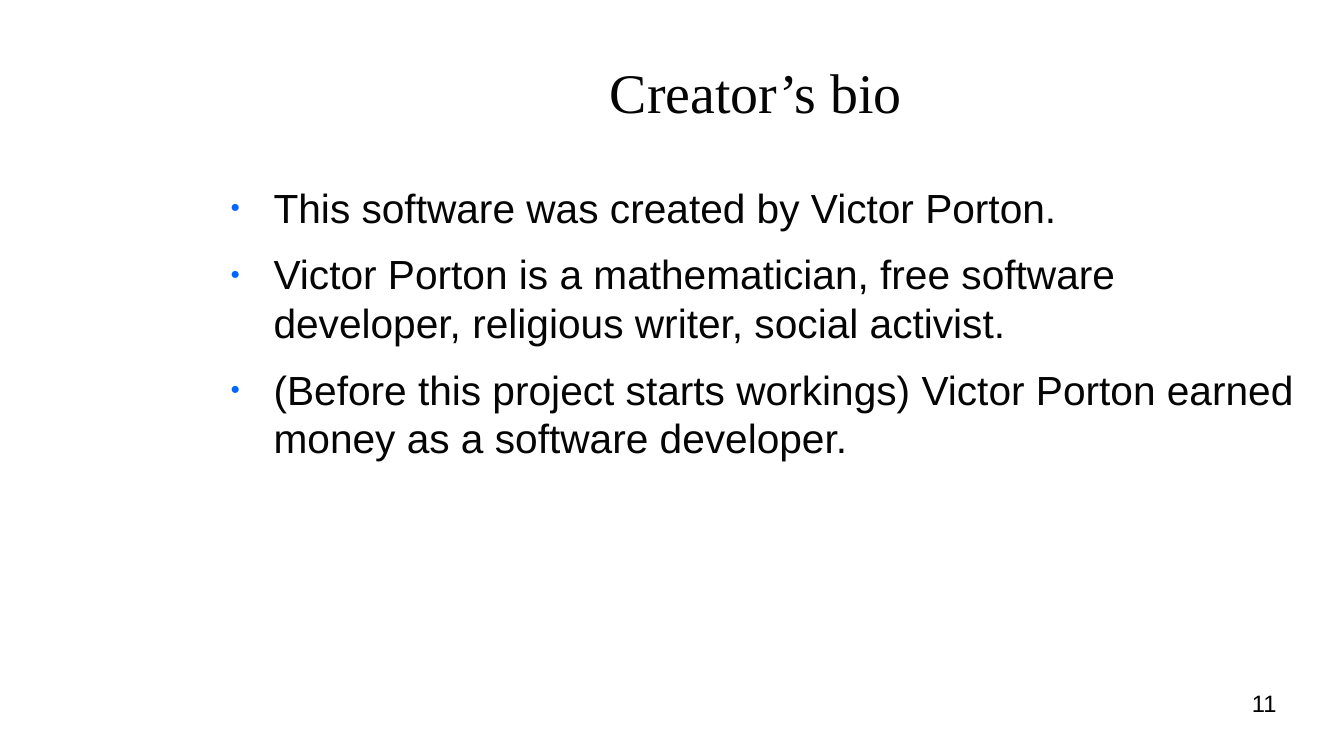
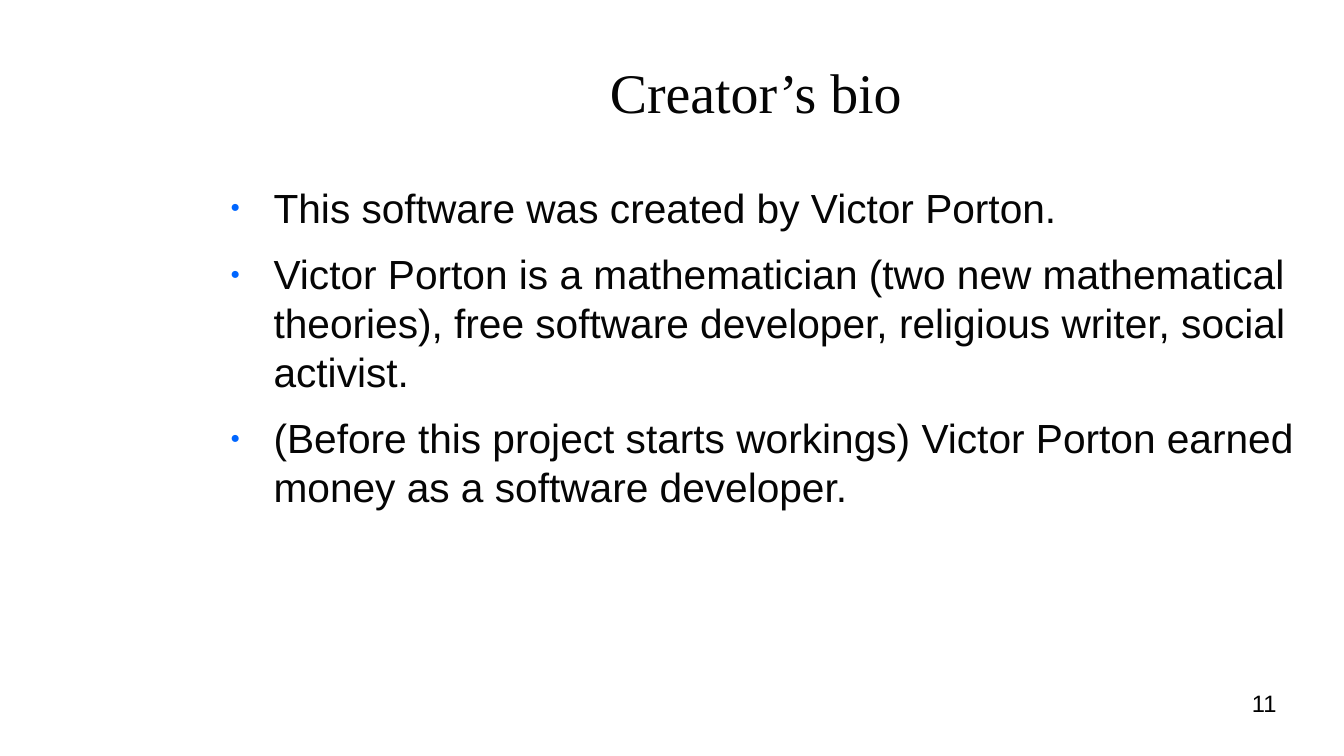
Before and after one commit to vporton/courts, a slide deck: slide 11 of deliverables/pitch-deck.odp. Drawn at 1344x756 pixels with LibreOffice and Linux fonts; fonts in the diff are those of the drawing; background and template pictures are left out. Boxes give left, top, right and bottom in pixels: in the first picture for what was removed or moved away, otherwise in the second. Text is boxed around its words. In the diff, an @@ line names an element or a change of style, - is before the commit and + after.

```diff
--- a/deliverables/pitch-deck.odp
+++ b/deliverables/pitch-deck.odp
@@ text at (274, 259, 1285, 388): text changed @@
-● Victor Porton is a mathematician, free software developer, religious writer, social activist.
+● Victor Porton is a mathematician (two new mathematical theories), free software developer, religious writer, social activist.
```
